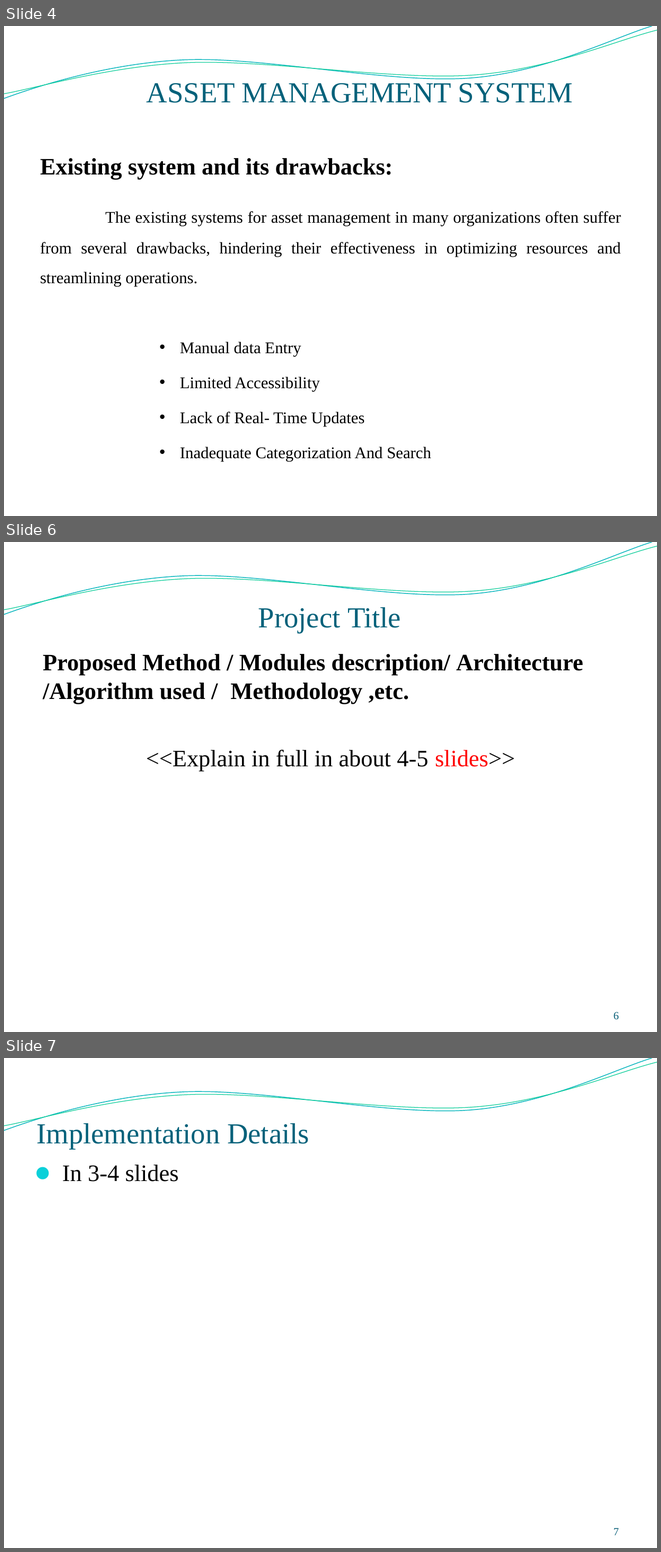
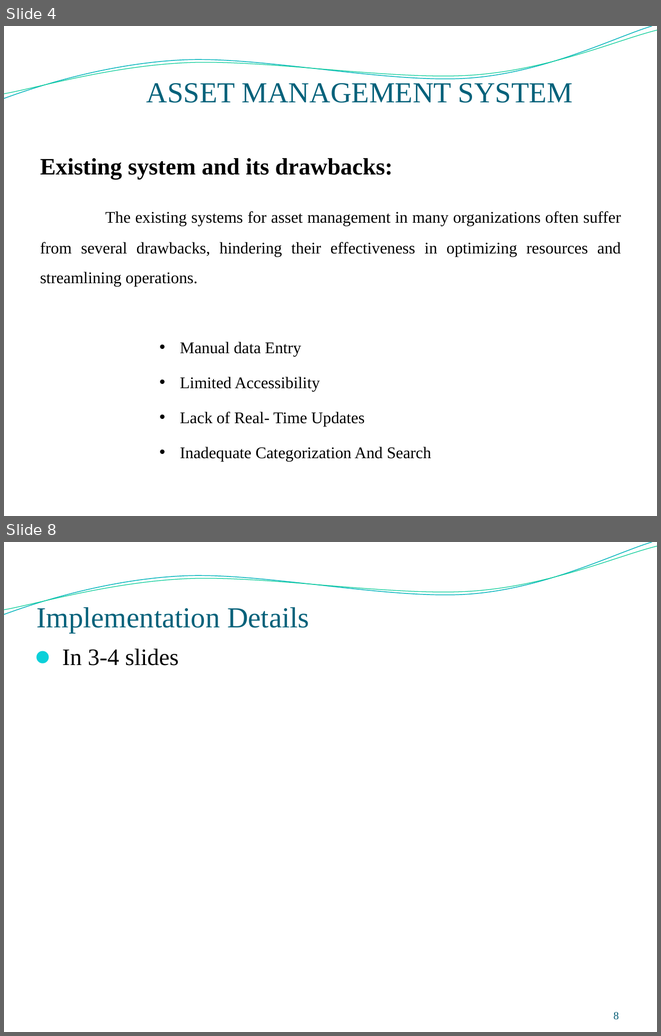
Before and after one commit to surya0811/Assetmanagement1, a slide deck: reports/ppt final.pptx. Shown one above the other, each under a label of ours: slides 4, 6 and 7 before the commit, slides 4 and 8 after it; the slides between them are not shown. The pictures are 661x1552 and 661x1036 pixels, drawn with LibreOffice and Linux fonts; fonts in the diff are those of the drawing; background and template pictures are left out. Boxes give left, top, right and bottom in pixels: in the first picture for what was removed or moved away, otherwise in the second. Text is boxed around its words. In the diff, an @@ line names an element or a change of style, - is before the commit and + after.

```diff
--- a/reports/ppt final.pptx
+++ b/reports/ppt final.pptx
@@ slide 6 removed at <box>4,542,657,1032</box>, background picture (left out); not listed: 2 template elements that a slide beside it also shows @@
@@ title removed at <box>258,607,401,633</box> @@
-Project Title
@@ text removed at <box>43,654,583,771</box> @@
-Proposed Method / Modules description/ Architecture
-/Algorithm used / Methodology ,etc.
-<<Explain in full in about 4-5 slides>>
@@ page number removed at <box>614,1012,619,1020</box> @@
-6
@@ what was slide 7 is now slide 8 @@
@@ page number at <box>614,1012,619,1020</box>: text changed @@
-7
+8
```
Also in this commit, not shown: 1 slide changed, 2 slides added, 12 other files.
